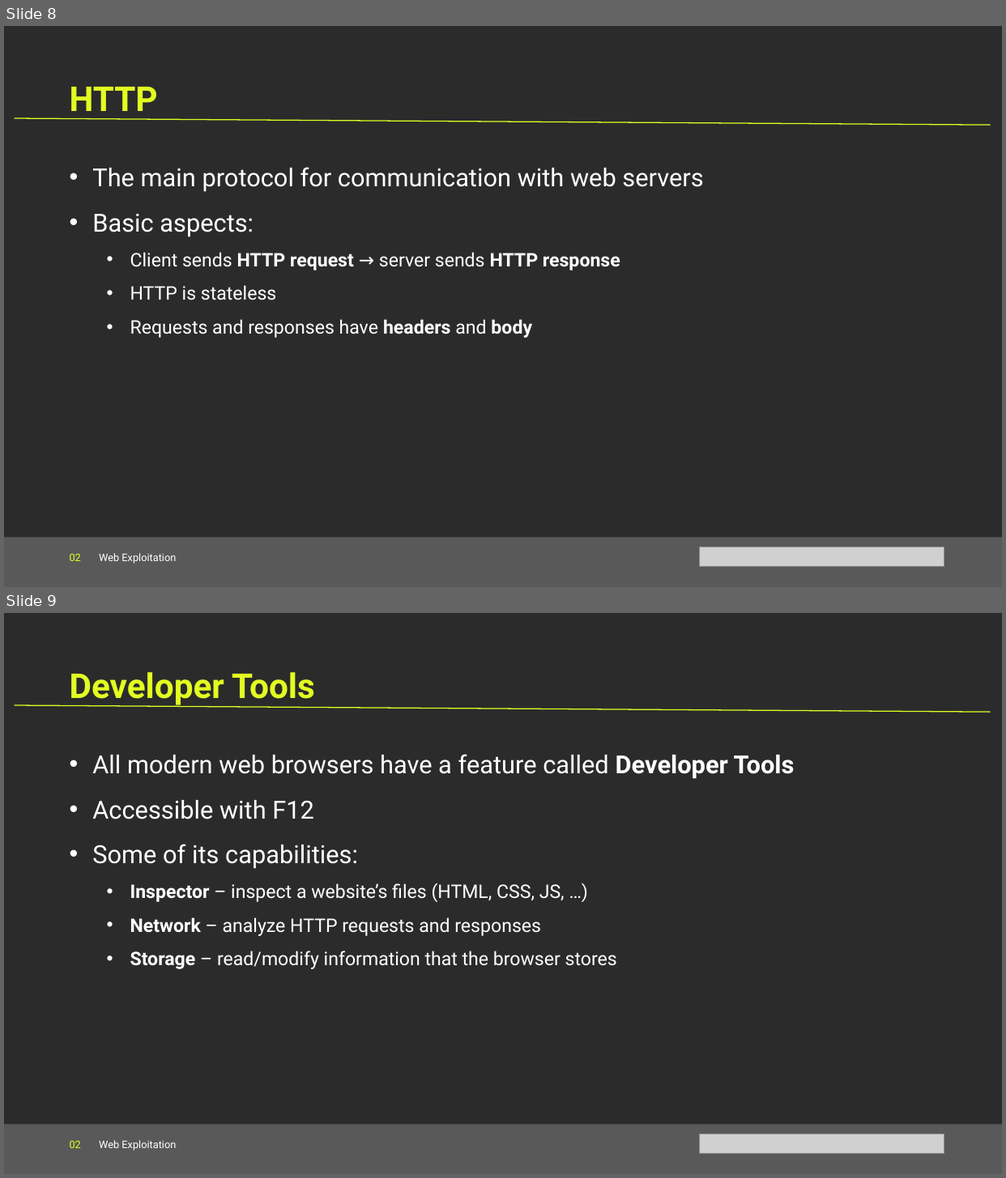
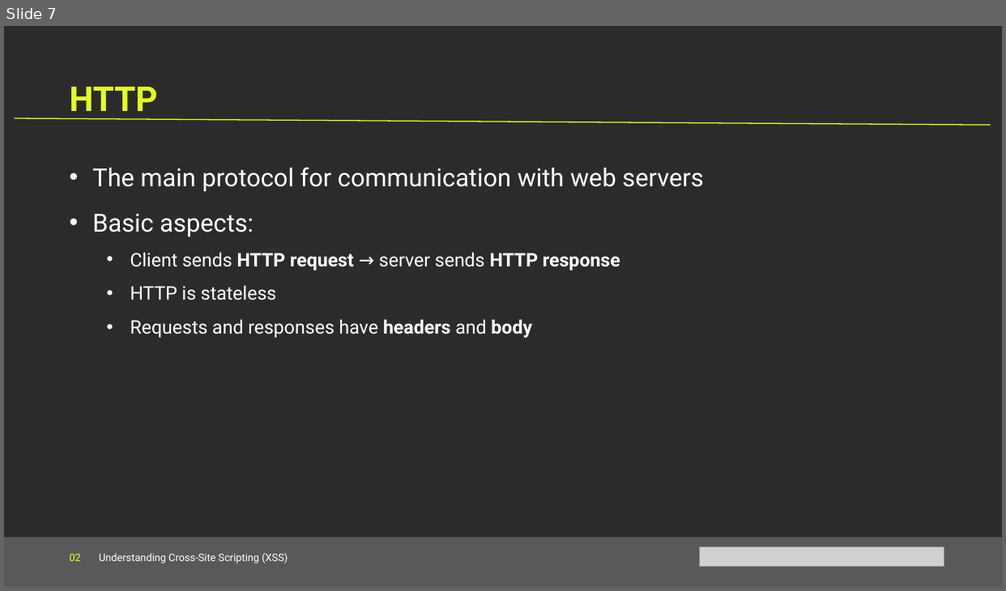
Before and after one commit to Cyanivde/technion-ctf, a slide deck: files/web.pptx. Shown one above the other, each under a label of ours: slides 8 and 9 before the commit, slide 7 after it. The pictures are 1006x1178 and 1006x591 pixels, drawn with LibreOffice and Linux fonts; fonts in the diff are those of the drawing; grey boxes stand for pictures; background and template pictures are left out; a plain dark background stands for a picture behind light text. Boxes give left, top, right and bottom in pixels: in the first picture for what was removed or moved away, otherwise in the second. Text is boxed around its words. In the diff, an @@ line names an element or a change of style, - is before the commit and + after.

```diff
--- a/files/web.pptx
+++ b/files/web.pptx
@@ slide 9 removed at box(4, 613, 1002, 1174), background picture (left out) @@
@@ text removed at box(70, 672, 315, 707) @@
-Developer Tools
@@ line removed from (15, 705) to (991, 712) @@
@@ text removed at box(92, 754, 795, 969) @@
-• All modern web browsers have a feature called Developer Tools
-• Accessible with F12
-• Some of its capabilities:
-  • Inspector – inspect a website’s files (HTML, CSS, JS, …)
-  • Network – analyze HTTP requests and responses
-  • Storage – read/modify information that the browser stores
@@ rectangle removed at box(4, 1124, 1002, 1174) @@
@@ text removed at box(70, 1140, 176, 1151) @@
-02 Web Exploitation
@@ picture removed at box(700, 1134, 944, 1154) @@
@@ what was slide 8 is now slide 7 @@
@@ slide 7 changed as well @@
@@ text at box(70, 553, 288, 564): text changed @@
-02 Web Exploitation
+02 Understanding Cross-Site Scripting (XSS)
```
Also in this commit, not shown: 6 other slides changed, 10 slides added, 6 other slides removed, 2 other files.
